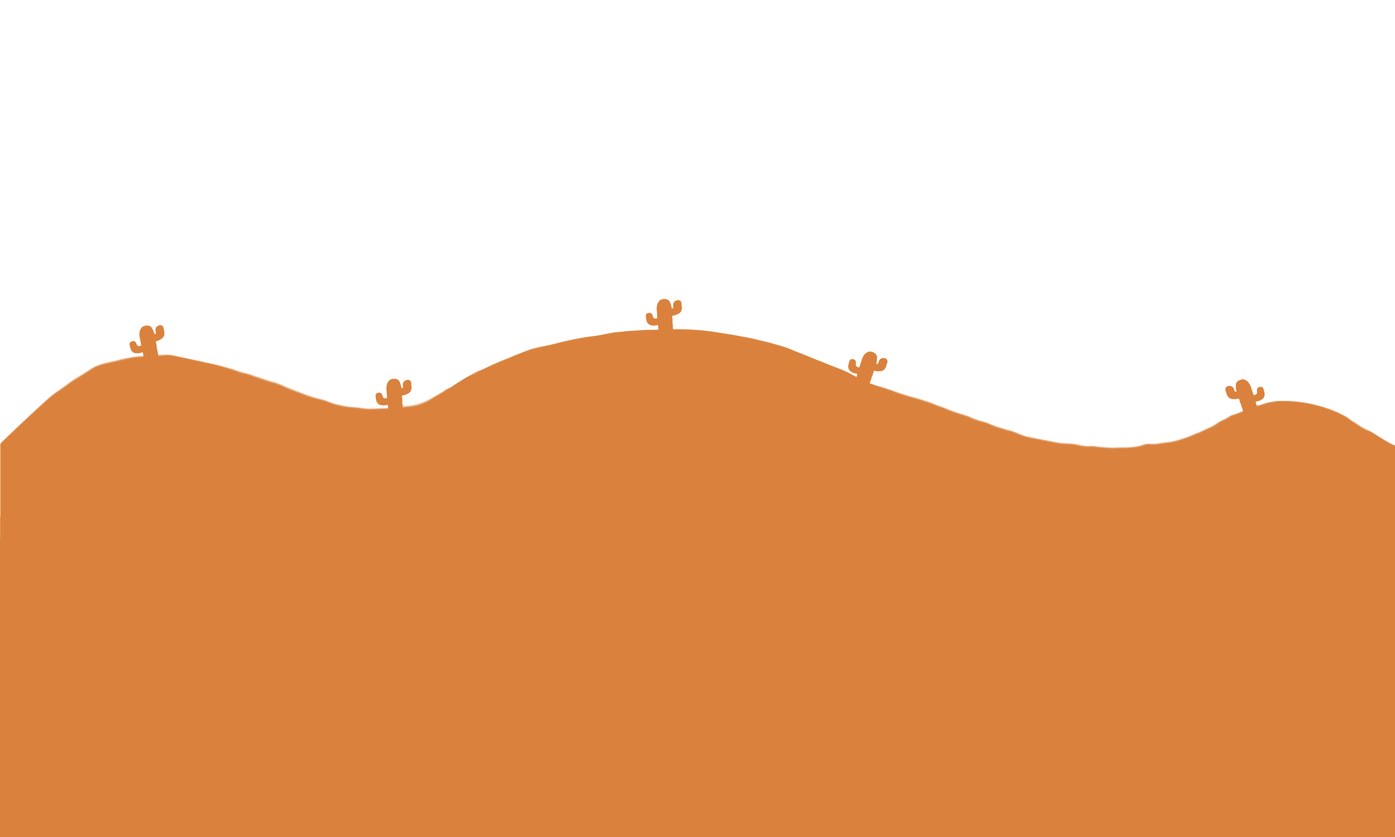
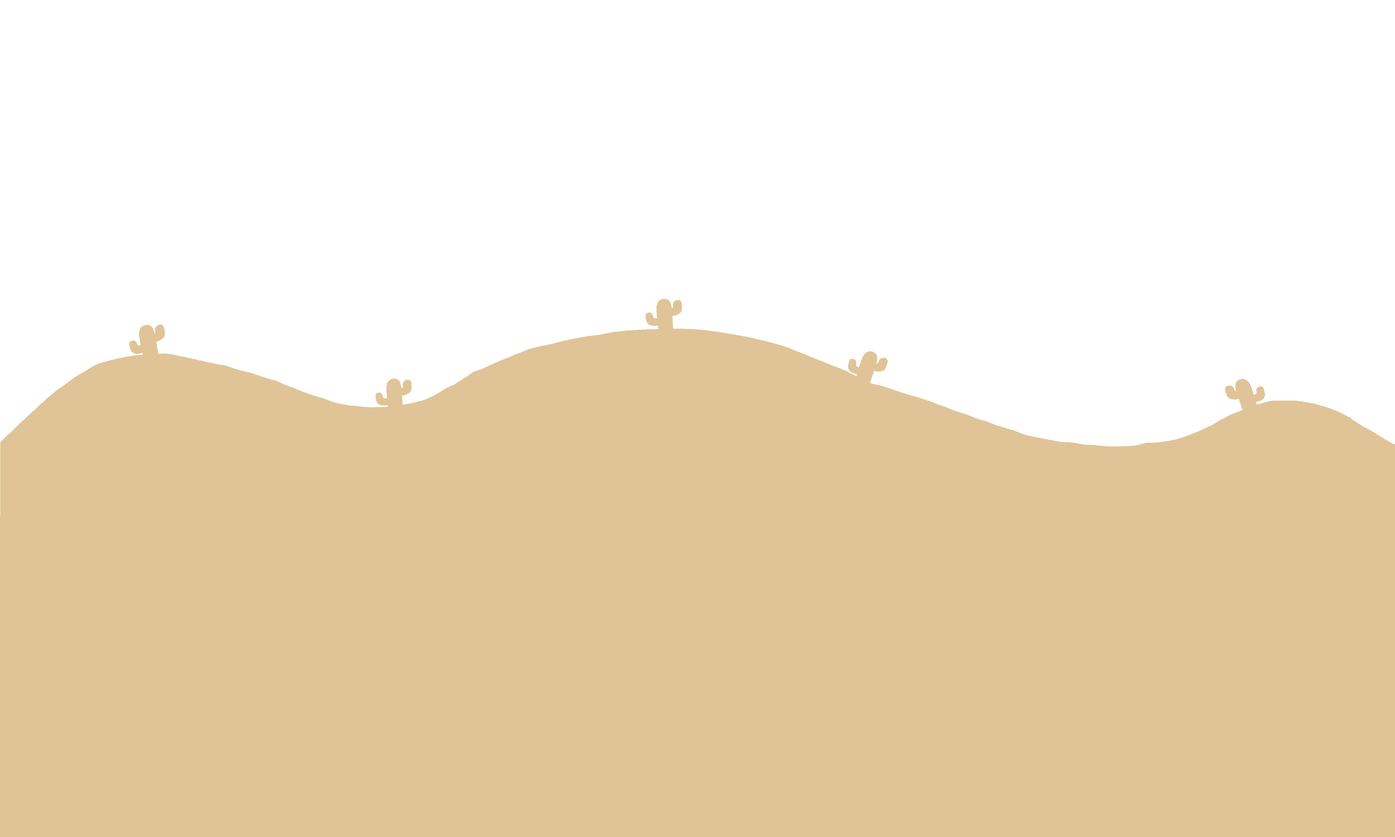
The second (1395, 837) image is a revision of the first. Changes to its layers:
painted on "Inserted Image" (4th of 4) over (x1=0, y1=298, x2=1395, y2=837)
